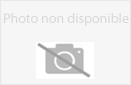
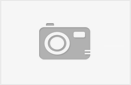
Revision of a layered (131, 85) image; what changed, layer by layer:
hid "Photo non disponible" over bbox(4, 13, 129, 26)
added layer "1351533049_iPhoto" above "Calque 3" over bbox(39, 23, 91, 60)
hid "Calque 3" over bbox(36, 42, 94, 79)
